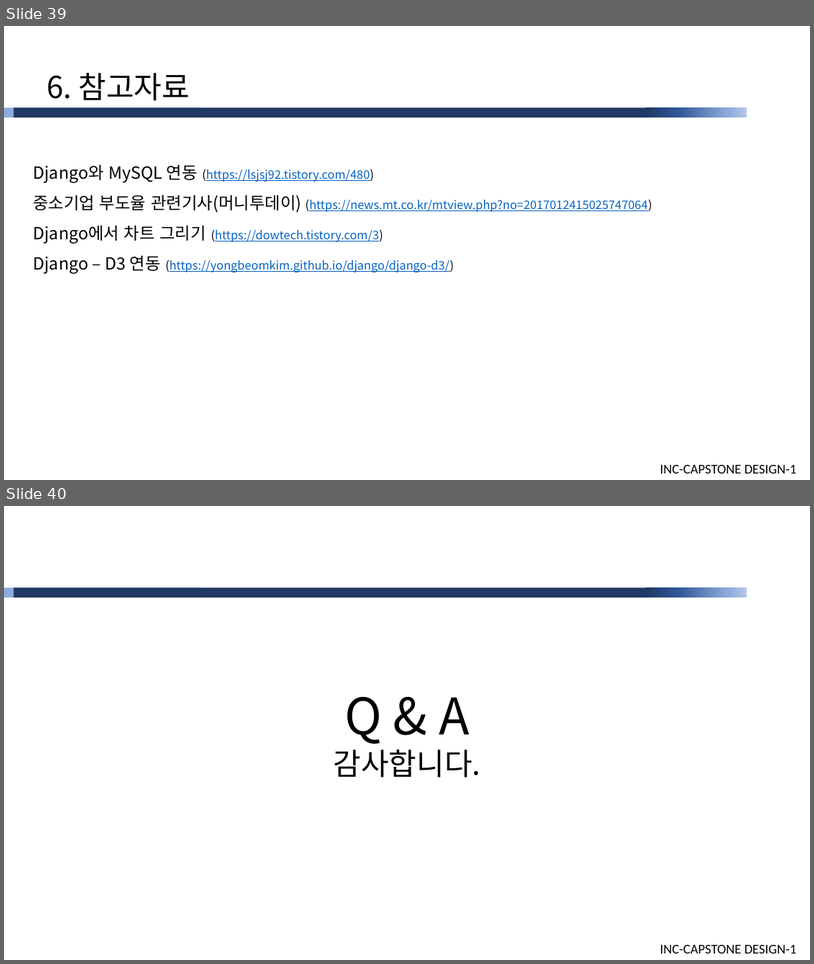
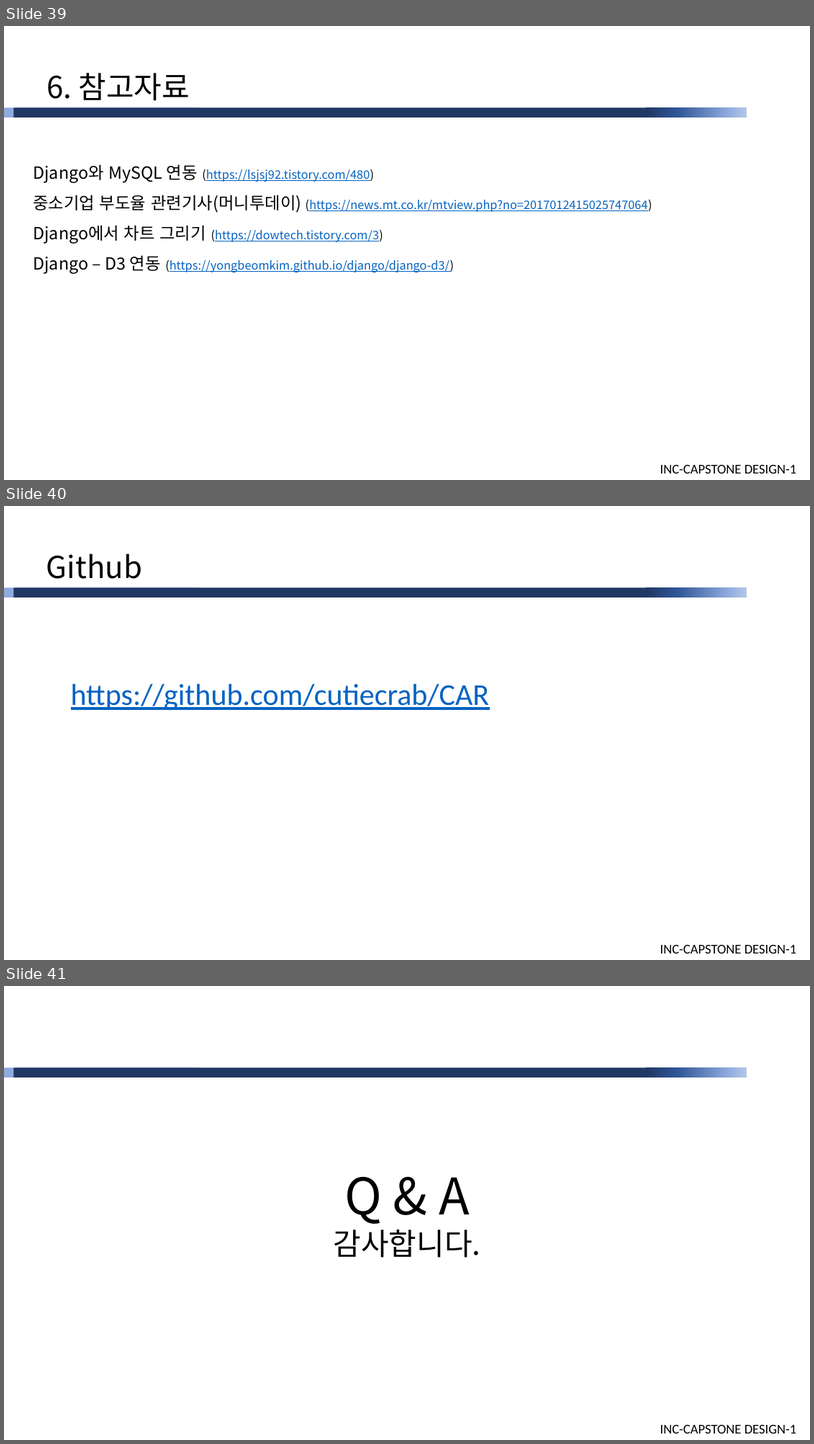
Before and after one commit to cutiecrab/CAR, a slide deck: 주차별 상세/13주/산학캡스톤디자인1_발표자료(13주차).pptx. Shown one above the other, each under a label of ours: slides 39 and 40 before the commit, slides 39, 40 and 41 after it. The pictures are 814x964 and 814x1444 pixels, drawn with LibreOffice and Linux fonts; fonts in the diff are those of the drawing. Boxes give left, top, right and bottom in pixels: in the first picture for what was removed or moved away, otherwise in the second. Text is boxed around its words. In the diff, an @@ line names an element or a change of style, - is before the commit and + after.

Commit message:
13주차 발표자료

```diff
--- a/주차별 상세/13주/산학캡스톤디자인1_발표자료(13주차).pptx
+++ b/주차별 상세/13주/산학캡스톤디자인1_발표자료(13주차).pptx
@@ slide 40 added at [4,506,810,960], background #FFFFFF; not listed: 4 template elements that a slide beside it also shows @@
@@ text added at [46,554,142,579], 36 pt, text #000000 @@
+Github
@@ text added at [71,684,490,710], 36 pt, text #0563C1, underline @@
+https://github.com/cutiecrab/CAR
@@ what was slide 40 is now slide 41 @@
```
